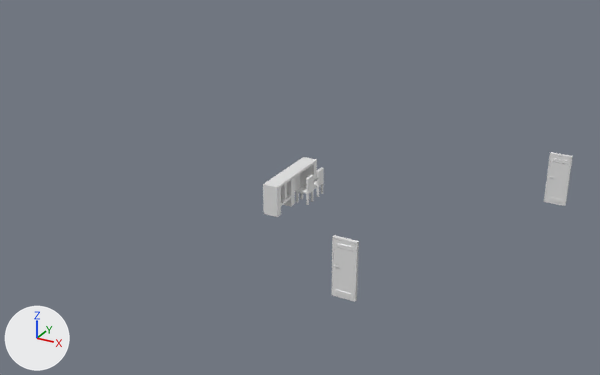
Renders of the FBX model Assets/03_Arts/Kids Bedroom/Kids Bedroom.fbx from each side of a commit.
Both versions are drawn from a 50 mm camera at (21.8, -14.7, 13.3) aimed at (6.6, 12.8, -0.5). Every picture has the same lights, and +X, +Y and +Z are marked at lower left. Where no turn or scale is listed for an object, it has been applied to the vertices.

The older version as bpy lines, for what is in view:
```python
ob_chairs_009 = bpy.data.objects.new('Chairs.009', me_cube_056)
ob_chairs_009.location = (8.23, 11.7, 0.27)
ob_chairs_009.rotation_euler = (0.0, 0.0, 1.571)  # degrees (0, 0, 90)
ob_chairs_009.scale = (0.238, 0.05, 0.05)
ob_chairs_015 = bpy.data.objects.new('Chairs.015', me_cube_057)
ob_chairs_015.location = (8.23, 10.88, 0.27)
ob_desks_001 = bpy.data.objects.new('Desks.001', me_cube_055)
ob_desks_001.location = (7.49, 9.12, 0.56)
ob_desks_001.rotation_euler = (-3.142, 0.0, 1.571)  # degrees (-180, 0, 90)
ob_desks_001.scale = (-0.128, -0.3, -0.55)
ob_interior_door_004 = bpy.data.objects.new('Interior Door.004', me_cube_062)
ob_interior_door_004.location = (16.77, 15.06, 1.03)
ob_interior_door_004.scale = (1.03, 1.0, 1.0)
ob_interior_door_005 = bpy.data.objects.new('Interior Door.005', me_cube_065)
ob_interior_door_005.location = (12.76, 5.05, 1.03)
ob_interior_door_005.scale = (1.03, 1.0, 1.01)
ob_interior_door_frame_004 = bpy.data.objects.new('Interior Door Frame.004', me_cube_064)
ob_interior_door_frame_004.location = (16.41, 15.12, 1.81)
ob_interior_door_frame_004.scale = (0.0204, 0.057, 1.0)
ob_interior_door_frame_005 = bpy.data.objects.new('Interior Door Frame.005', me_cube_067)
ob_interior_door_frame_005.location = (12.41, 5.11, 1.82)
ob_interior_door_frame_005.scale = (0.0204, 0.057, 1.01)
```
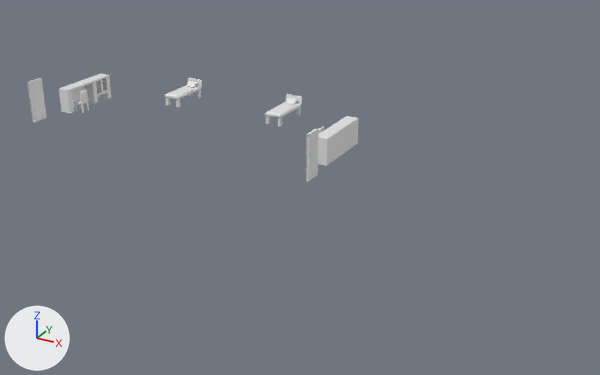
What the commit changed:
Material 'm_matress' (mat_m_matress) is new.
Its base color is (0.8, 0.8, 0.8) (white #e7e7e7).
Its roughness is 0.4.
Material 'm_bedFrame' (mat_m_bedframe) is new.
Its base color is (0.8, 0.8, 0.8) (white #e7e7e7).
Its roughness is 0.4.
Material 'm_PillowSister' (mat_m_pillowsister) is new.
Its base color is (0.8, 0.8, 0.8) (white #e7e7e7).
Its roughness is 0.4.
Material 'm_PillowBrother' (mat_m_pillowbrother) is new.
Its base color is (0.8, 0.8, 0.8) (white #e7e7e7).
Its roughness is 0.4.
Mesh me_cube_018 is new.
It has 80 vertices, 48 faces and spans x -23.0..1.0, y -1.0..1.0, z -1.0..1.2.
Faces by material slot: [31, 17].
It uses material mat_material (white #e7e7e7).
It uses material mat_m_bedroomtabletop (white #e7e7e7).
Mesh me_cube_039 is new.
It has 80 vertices, 48 faces and spans x -0.3..0.3, y -2.95..0.13, z -0.55..0.65.
Faces by material slot: [31, 17].
It uses material mat_material (white #e7e7e7).
It uses material mat_m_bedroomtabletop (white #e7e7e7).
Mesh me_camadesolteiro_002 is new.
It has 212 vertices, 219 faces and spans x -0.44..0.44, y -1.19..0.98, z -0.52..0.39.
Faces by material slot: [126, 26, 67].
It uses material mat_m_bedframe (white #e7e7e7).
It uses material mat_m_matress (white #e7e7e7).
It uses material mat_m_pillowsister (white #e7e7e7).
Mesh me_camadesolteiro_001 is new.
It has 212 vertices, 219 faces and spans x -0.44..0.44, y -1.19..0.98, z -0.52..0.39.
Faces by material slot: [126, 26, 67].
It uses material mat_m_bedframe (white #e7e7e7).
It uses material mat_m_matress (white #e7e7e7).
It uses material mat_m_pillowbrother (white #e7e7e7).
Object 'Interior Door.004' (ob_interior_door_004) moves from (16.77, 15.06, 1.03) to (-7.8, 13.23, 1.03).
Object 'Interior Door.004' (ob_interior_door_004) turns from (0, 0, 0) to (0, 0, 90) degrees about x, y and z.
Object 'Interior Door.005' (ob_interior_door_005) moves from (12.76, 5.05, 1.03) to (7.21, 13.23, 1.03).
Object 'Interior Door.005' (ob_interior_door_005) turns from (0, 0, 0) to (0, 0, 90) degrees about x, y and z.
Object 'Interior Door Frame.005' (ob_interior_door_frame_005) moves from (12.41, 5.11, 1.82) to (-7.86, 12.87, 1.81).
Object 'Interior Door Frame.005' (ob_interior_door_frame_005) turns from (0, 0, 0) to (0, 0, 90) degrees about x, y and z.
Object 'Chairs.015' (ob_chairs_015) moves from (8.23, 10.88, 0.27) to (-6.78, 15.09, 0.27).
Object 'Desks.001' (ob_desks_001) is deleted.
Object 'Chairs.009' (ob_chairs_009) moves from (8.23, 11.7, 0.27) to (6.06, 15.92, 0.27).
Object 'Chairs.009' (ob_chairs_009) turns from (0, 0, 90) to (-180, 0, -90) degrees about x, y and z.
Object 'Chairs.009' (ob_chairs_009) is rescaled from (0.238, 0.05, 0.05) to (-0.238, -0.05, -0.05).
Object 'Interior Door Frame.004' (ob_interior_door_frame_004) moves from (16.41, 15.12, 1.81) to (7.15, 12.87, 1.81).
Object 'Interior Door Frame.004' (ob_interior_door_frame_004) turns from (0, 0, 0) to (0, 0, 90) degrees about x, y and z.
Object 'Desks.002' (ob_desks_002) is new; it shows me_cube_018.
Its location is (6.8, 17.25, 0.56).
Its rotation in degrees is (180, 0, -90).
Its scale is (-0.128, -0.3, -0.55).
Object 'Desks' (ob_desks) is new; it shows me_cube_039.
Its location is (-7.51, 17.25, 0.56).
Object 'Single Bed' (ob_single_bed) is new; it shows me_camadesolteiro_002.
Its location is (-3.49, 18.82, 0.52).
Object 'Single Bed.001' (ob_single_bed_001) is new; it shows me_camadesolteiro_001.
Its location is (2.49, 18.82, 0.52).

Boxes [x1, y1, x2, y2] around the edits, measured in the pictures (600 x 375 px):
'Desks.001', deleted
    before: [263, 157, 317, 217]
'Interior Door.005', moved, turned
    before: [333, 239, 356, 301]
    after: [309, 131, 318, 181]
'Interior Door.004', moved, turned
    before: [545, 155, 571, 206]
    after: [30, 80, 46, 122]
'Desks.002', added
    after: [318, 116, 359, 166]
'Desks', added
    after: [59, 74, 111, 113]
'Single Bed.001', added
    after: [265, 94, 302, 126]
'Chairs.015', moved
    before: [295, 175, 314, 205]
    after: [74, 90, 89, 113]
'Interior Door Frame.005', moved, turned
    before: [332, 235, 359, 302]
    after: [27, 78, 47, 122]
'Single Bed', added
    after: [164, 78, 202, 107]
'Interior Door Frame.004', moved, turned
    before: [544, 152, 573, 206]
    after: [306, 129, 318, 181]
'Chairs.009', moved, turned, rescaled
    before: [314, 167, 324, 197]
    after: [318, 126, 324, 134]
